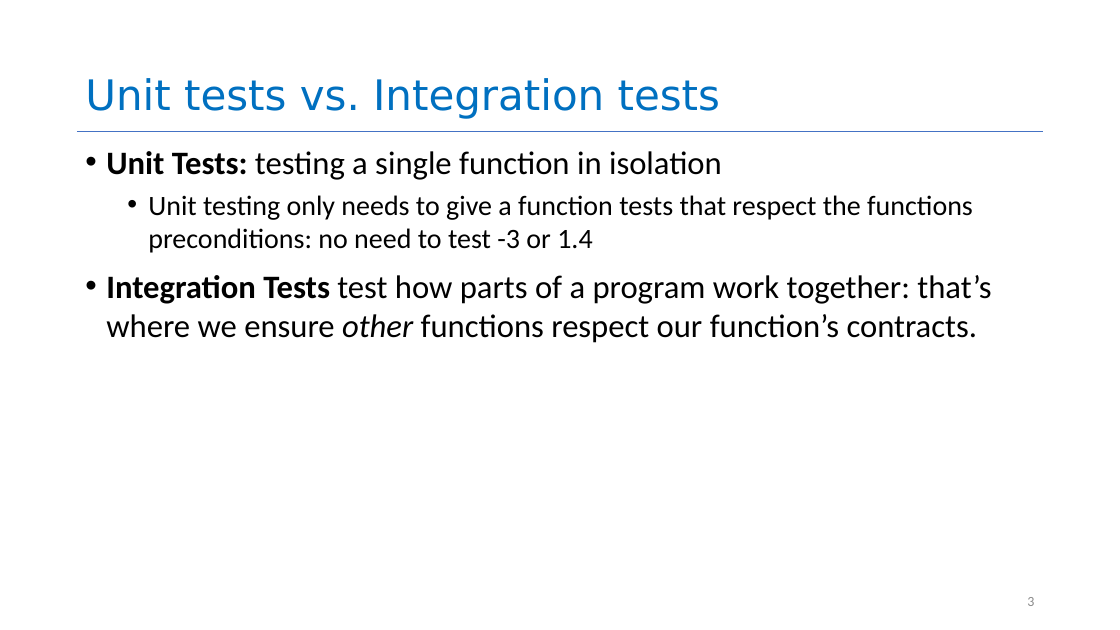
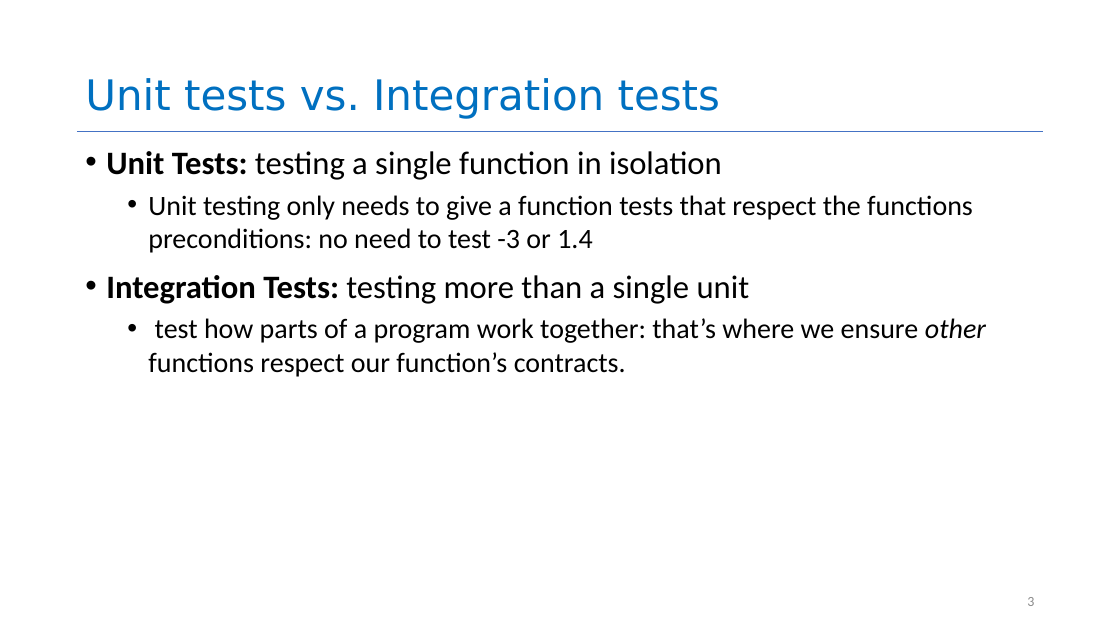
Before and after one commit to neu-se/CS4530-Fall-2026, a slide deck: slide 3 of Slides/Module 03 Unit Testing.pptx. Drawn at 1120x630 pixels with LibreOffice and Linux fonts; fonts in the diff are those of the drawing. Boxes give left, top, right and bottom in pixels: in the first picture for what was removed or moved away, otherwise in the second. Text is boxed around its words. In the diff, an @@ line names an element or a change of style, - is before the commit and + after.

```diff
--- a/Slides/Module 03 Unit Testing.pptx
+++ b/Slides/Module 03 Unit Testing.pptx
@@ text at box(106, 275, 986, 377): text changed; size 28 to 24 pt @@
-• Integration Tests test how parts of a program work together: that’s where we ensure other functions respect our function’s contracts.
+• Integration Tests: testing more than a single unit
+  • test how parts of a program work together: that’s where we ensure other functions respect our function’s contracts.
```
Also in this commit, not shown: 7 other slides changed, 1 other file.
